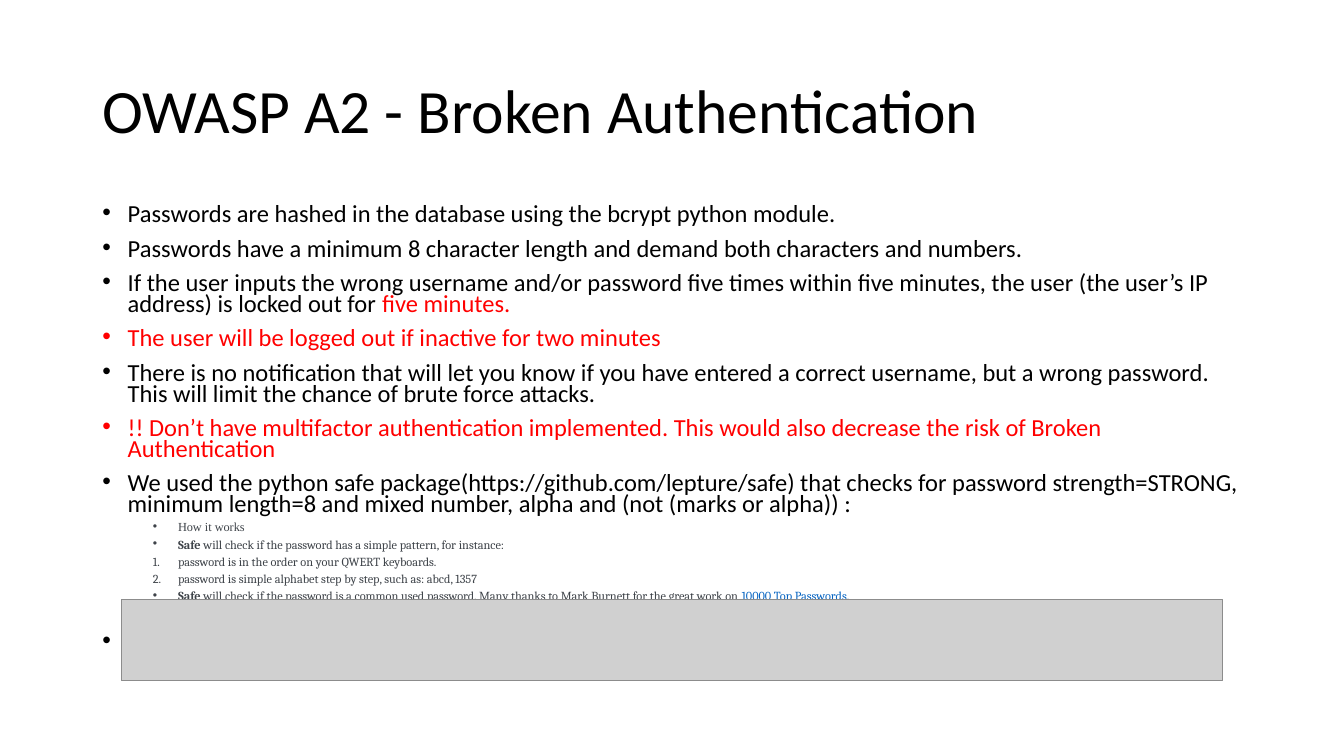
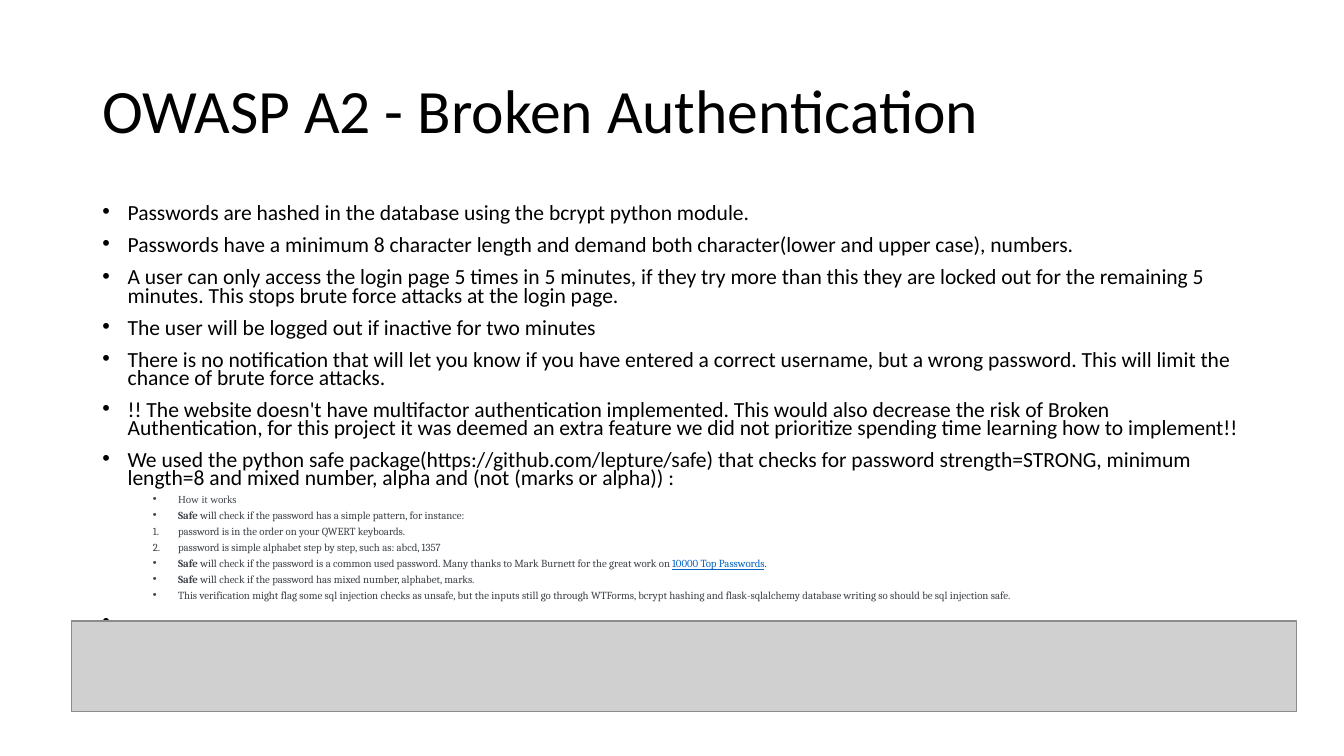
Before and after one commit to jkunnas58/dat250_netbank_fall_2020, a slide deck: slide 12 of Project_report_group_9.pptx. Drawn at 1344x756 pixels with LibreOffice and Linux fonts; fonts in the diff are those of the drawing; grey boxes stand for pictures. Boxes give left, top, right and bottom in pixels: in the first picture for what was removed or moved away, otherwise in the second. Text is boxed around its words. In the diff, an @@ line names an element or a change of style, - is before the commit and + after.

```diff
--- a/Project_report_group_9.pptx
+++ b/Project_report_group_9.pptx
@@ text at [128, 205, 1230, 586]: size 17.5 to 15.4 pt in "Passwords are hashed in the database using ...", "The user will be logged out if ...", "There is no notification that will let ...", "We used the python safe package(https://github.com/lepture/s ..."; text colour #FF0000 to #000000 in "The user will be logged out if ..."; size 8.8 to 7.7 pt in "How it works", "Safe will check if the password has ...", "password is in the order on your ...", "password is simple alphabet step by step, ..." and 2 more places @@
@@ text at [128, 236, 1204, 307]: text changed; size 17.5 to 15.4 pt @@
-• Passwords have a minimum 8 character length and demand both characters and numbers.
-• If the user inputs the wrong username and/or password five times within five minutes, the user (the user’s IP address) is locked out for five minutes.
+• Passwords have a minimum 8 character length and demand both character(lower and upper case), numbers.
+• A user can only access the login page 5 times in 5 minutes, if they try more than this they are locked out for the remaining 5 minutes. This stops brute force attacks at the login page.
@@ text at [128, 402, 1237, 439]: text changed; size 17.5 to 15.4 pt; text colour #FF0000 to #000000 @@
-• !! Don’t have multifactor authentication implemented. This would also decrease the risk of Broken Authentication
+• !! The website doesn't have multifactor authentication implemented. This would also decrease the risk of Broken Authentication, for this project it was deemed an extra feature we did not prioritize spending time learning how to implement!!
@@ picture removed at [121, 599, 1223, 681] @@
@@ text at [178, 591, 1010, 602]: paragraph added @@
+  • This verification might flag some sql injection checks as unsafe, but the inputs still go through WTForms, bcrypt hashing and flask-sqlalchemy database writing so should be sql injection safe.
@@ picture added at [72, 621, 1298, 712] @@
```
Also in this commit, not shown: 12 other slides changed, 2 other files.
